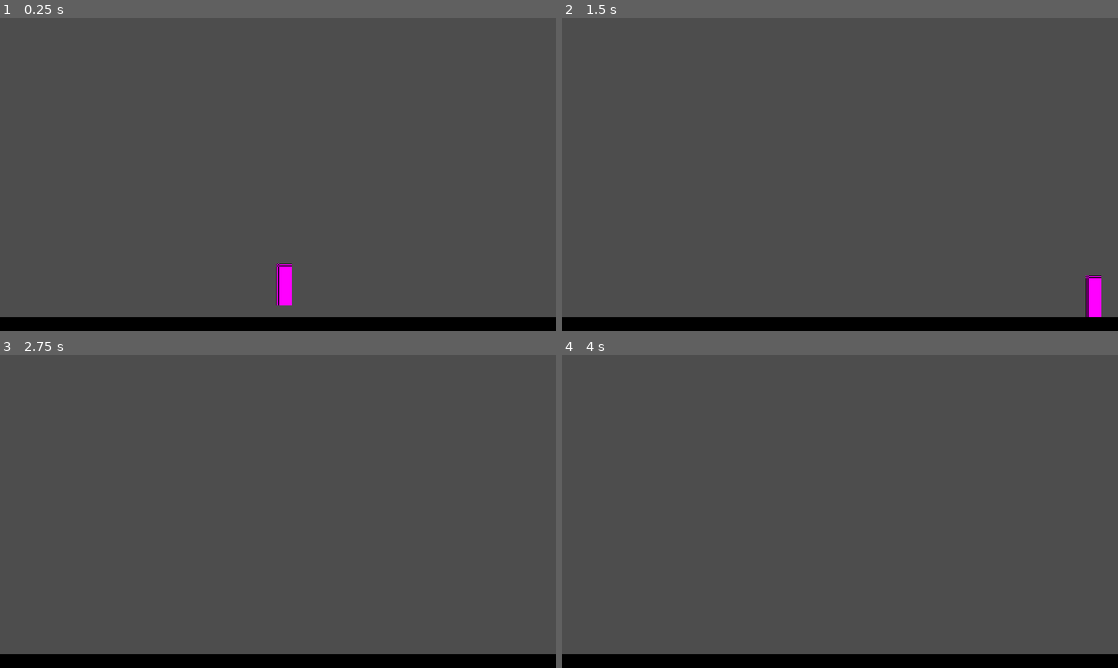
Above: before the commit, frames 1-4 (two rows, left to right).
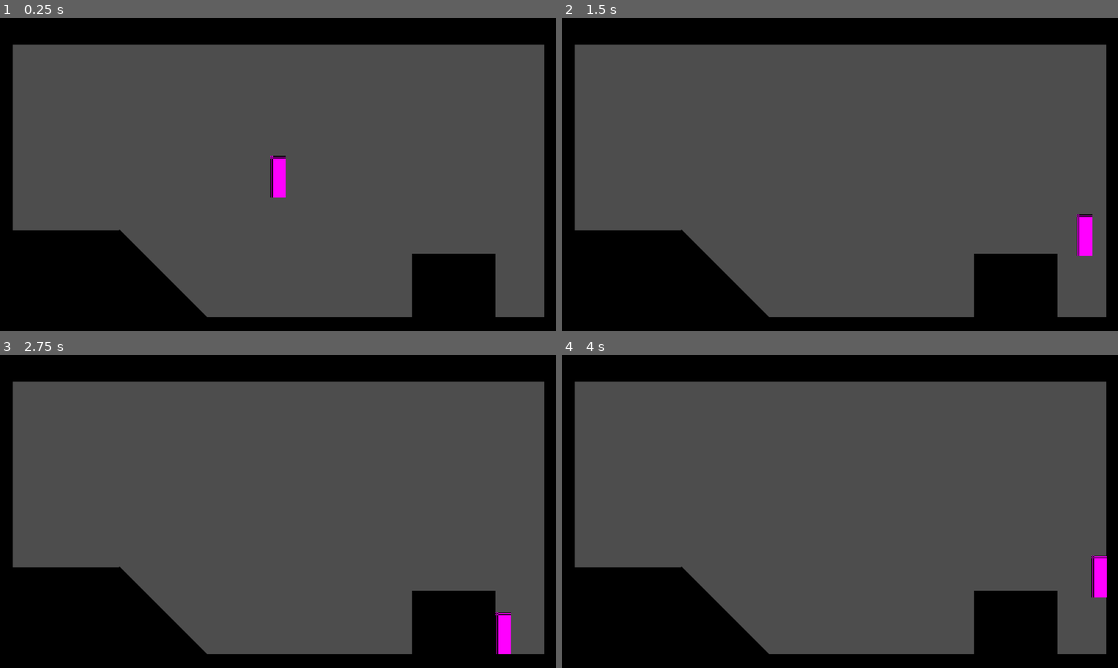
Above: after the commit, the same moments.

Repository: Nikolaos-Gkionis/metroidvania
Game: Godot game, scene res://playground.tscn
The game is run twice, just before and just after one commit, with the same random seed, the same clock (stepped at 60 frames per second) and the same inputs.
Inputs:
- Up to frame 1 (0.25 s): no input
- Up to frame 2 (1.5 s): tap Enter (ui_accept) at 0.5, 0.77 s; hold Right (ui_right) from 0.53 s (still down)
- Up to frame 3 (2.75 s): tap Enter (ui_accept) at 1.52 s; release Right (ui_right) at 2.03 s; hold Left (ui_left) from 2.03 s (still down)
- Up to frame 4 (4 s): tap Enter (ui_accept) at 2.75, 3.02, 3.77 s; release Left (ui_left) at 2.78 s; hold Right (ui_right) from 2.78 s (still down)

The runs differ from the first frame. In frame 1, 24% of the frame differs, in the area x 0-100%, y 0-96%; in frame 2, 24%; in frame 3, 24%; in frame 4, 24%.

Commit message:
Update playground and player scenes with new sprite configurations and adjustments to player position

Diff:
--- a/player/player.tscn
+++ b/player/player.tscn
@@ -9,7 +9,6 @@
 size = Vector2(16, 47)
 
 [node name="Player" type="CharacterBody2D" unique_id=513908391]
-position = Vector2(-2, 0)
 script = ExtResource("1_oul6g")
 
 [node name="Sprite2D" type="Sprite2D" parent="." unique_id=553414156]
--- a/playground.tscn
+++ b/playground.tscn
@@ -11,7 +11,7 @@
 height = 32
 
 [sub_resource type="RectangleShape2D" id="RectangleShape2D_wt17y"]
-size = Vector2(32, 32)
+size = Vector2(32.41179, 32.075768)
 
 [node name="Playground" type="Node2D" unique_id=1623977402]
 
@@ -25,5 +25,79 @@
 [node name="CollisionShape2D" type="CollisionShape2D" parent="Sprite2D/StaticBody2D" unique_id=1745760804]
 shape = SubResource("RectangleShape2D_wt17y")
 
+[node name="Sprite2D2" type="Sprite2D" parent="." unique_id=178721817]
+position = Vector2(320, 15)
+scale = Vector2(20.328125, 1)
+texture = SubResource("GradientTexture2D_rupst")
+
+[node name="StaticBody2D" type="StaticBody2D" parent="Sprite2D2" unique_id=1027240593]
+
+[node name="CollisionShape2D" type="CollisionShape2D" parent="Sprite2D2/StaticBody2D" unique_id=128232208]
+position = Vector2(-0.049192905, 1)
+shape = SubResource("RectangleShape2D_wt17y")
+
+[node name="Sprite2D3" type="Sprite2D" parent="." unique_id=2128371783]
+position = Vector2(650.6875, 188.00002)
+scale = Vector2(1.5195343, 11.750002)
+texture = SubResource("GradientTexture2D_rupst")
+
+[node name="StaticBody2D" type="StaticBody2D" parent="Sprite2D3" unique_id=1071293221]
+
+[node name="CollisionShape2D" type="CollisionShape2D" parent="Sprite2D3/StaticBody2D" unique_id=1924005256]
+position = Vector2(0.25146484, 0.08080864)
+scale = Vector2(0.99999994, 0.99999994)
+shape = SubResource("RectangleShape2D_wt17y")
+
+[node name="Sprite2D4" type="Sprite2D" parent="." unique_id=2017507103]
+position = Vector2(-4.1875114, 189)
+scale = Vector2(1.1757807, 11.6875)
+texture = SubResource("GradientTexture2D_rupst")
+
+[node name="StaticBody2D" type="StaticBody2D" parent="Sprite2D4" unique_id=667069654]
+
+[node name="CollisionShape2D" type="CollisionShape2D" parent="Sprite2D4/StaticBody2D" unique_id=1855043748]
+position = Vector2(0.25148964, 0.081855774)
+scale = Vector2(1.0000001, 1)
+shape = SubResource("RectangleShape2D_wt17y")
+
+[node name="Sprite2D5" type="Sprite2D" parent="." unique_id=1923268923]
+position = Vector2(522.1875, 307.5)
+scale = Vector2(2.9882815, 2.2812502)
+texture = SubResource("GradientTexture2D_rupst")
+
+[node name="StaticBody2D" type="StaticBody2D" parent="Sprite2D5" unique_id=748571860]
+
+[node name="CollisionShape2D" type="CollisionShape2D" parent="Sprite2D5/StaticBody2D" unique_id=1797022057]
+position = Vector2(0.25148964, 0.081855774)
+scale = Vector2(1.0000001, 1)
+shape = SubResource("RectangleShape2D_wt17y")
+
+[node name="Sprite2D6" type="Sprite2D" parent="." unique_id=14742734]
+position = Vector2(73.00003, 296.5)
+scale = Vector2(3.9765632, 3.2812495)
+texture = SubResource("GradientTexture2D_rupst")
+
+[node name="StaticBody2D" type="StaticBody2D" parent="Sprite2D6" unique_id=1836318654]
+
+[node name="CollisionShape2D" type="CollisionShape2D" parent="Sprite2D6/StaticBody2D" unique_id=113977222]
+position = Vector2(0.25148964, 0.081855774)
+scale = Vector2(1.0000001, 1)
+shape = SubResource("RectangleShape2D_wt17y")
+
+[node name="Sprite2D7" type="Sprite2D" parent="." unique_id=2055602488]
+position = Vector2(158.24515, 333.24515)
+rotation = 0.7853982
+scale = Vector2(4.882115, 3.0624998)
+texture = SubResource("GradientTexture2D_rupst")
+
+[node name="StaticBody2D" type="StaticBody2D" parent="Sprite2D7" unique_id=50513009]
+rotation = 0.7853982
+
+[node name="CollisionShape2D" type="CollisionShape2D" parent="Sprite2D7/StaticBody2D" unique_id=551956223]
+position = Vector2(0.055389404, 0.0060482025)
+rotation = 0.7853982
+scale = Vector2(0.9999999, 0.9999998)
+shape = SubResource("RectangleShape2D_wt17y")
+
 [node name="Player" parent="." unique_id=513908391 instance=ExtResource("1_rupst")]
-position = Vector2(327, 302)
+position = Vector2(320, 178)
